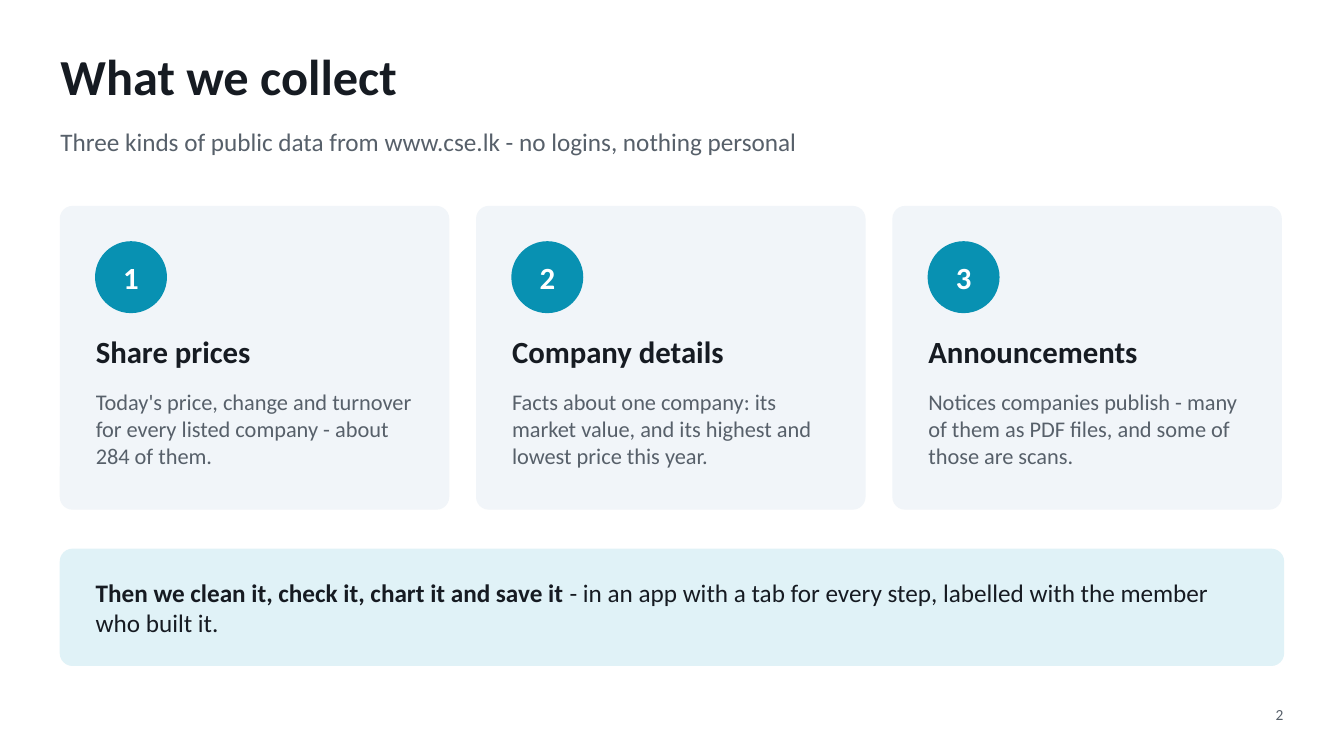
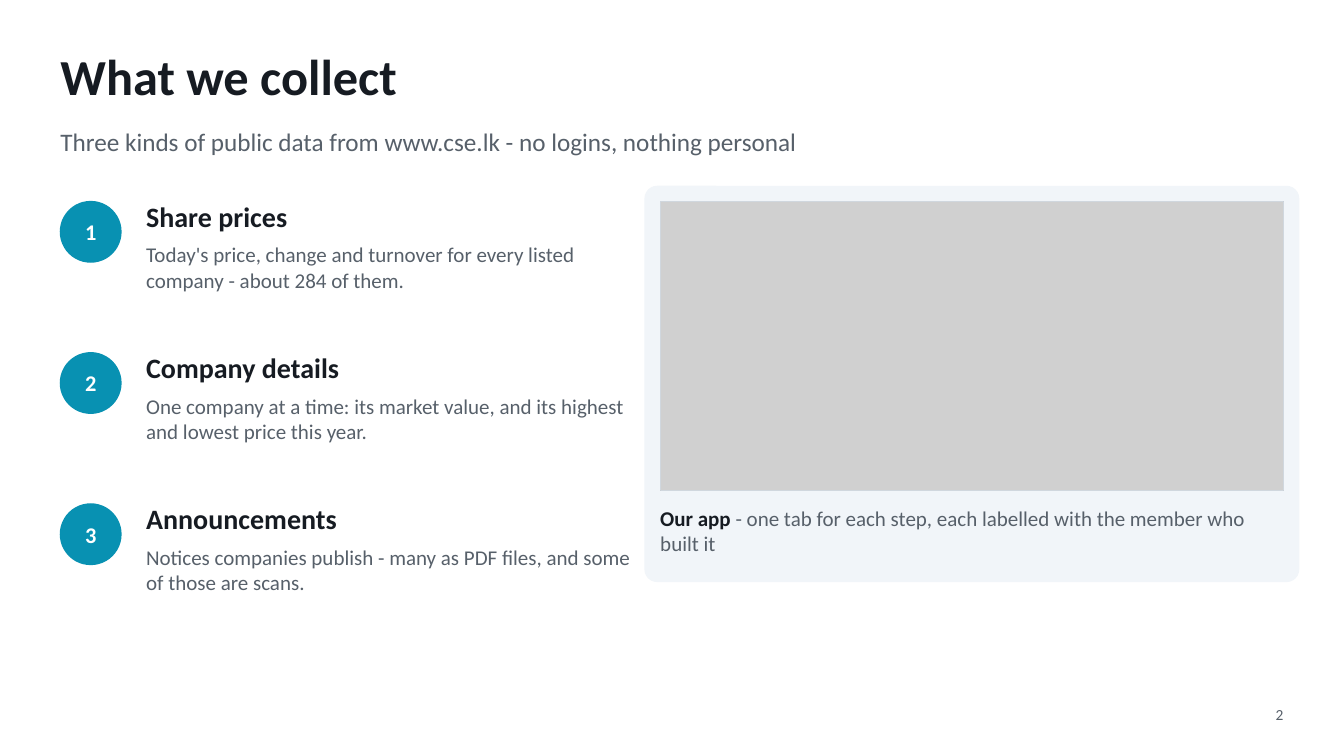
Before and after one commit to NuhanMG/DA2009, a slide deck: slide 2 of docs/slides.pptx. Drawn at 1344x756 pixels with LibreOffice and Linux fonts; fonts in the diff are those of the drawing; grey boxes stand for pictures. Boxes give left, top, right and bottom in pixels: in the first picture for what was removed or moved away, otherwise in the second. Text is boxed around its words. In the diff, an @@ line names an element or a change of style, - is before the commit and + after.

```diff
--- a/docs/slides.pptx
+++ b/docs/slides.pptx
@@ text "1": place and size @@
-text "1" at (123,269,139,289)
+text "1" at (85,225,96,240)
@@ ellipse: place and size @@
-ellipse at (96,242,166,313)
+ellipse at (60,202,121,262)
@@ rounded rectangle removed at (60,207,449,509) @@
@@ text "Share prices": place and size @@
-text "Share prices" at (96,341,251,368)
+text "Share prices" at (146,207,287,232)
@@ rounded rectangle removed at (477,207,865,509) @@
@@ rounded rectangle: place and size @@
-rounded rectangle at (893,207,1281,509)
+rounded rectangle at (645,187,1299,582)
@@ rounded rectangle at (645,187,1299,582): proportions changed @@
@@ picture added at (660,202,1284,491) @@
@@ rectangle added at (660,202,1284,491), outline #D0D7DE 1 pt @@
@@ text "Today's price, change and turnover ...": place and size @@
-text "Today's price, change and turnover ..." at (96,394,411,464)
+text "Today's price, change and turnover ..." at (146,247,574,292)
@@ text "Today's price, change and turnover ..." at (146,247,574,292): size 16 to 15 pt @@
@@ text "2": place and size @@
-text "2" at (540,268,556,289)
+text "2" at (85,376,96,391)
@@ ellipse: place and size @@
-ellipse at (929,242,999,313)
+ellipse at (60,353,121,413)
@@ text "Company details": place and size @@
-text "Company details" at (512,341,724,368)
+text "Company details" at (146,358,339,383)
@@ text at (146,399,623,443): text changed; size 16 to 15 pt @@
-Facts about one company: its market value, and its highest and lowest price this year.
+One company at a time: its market value, and its highest and lowest price this year.
@@ size 22 to 16 pt in 3 elements at (85,225,96,240), (85,376,96,391), (85,528,96,543) @@
@@ text "3": place and size @@
-text "3" at (956,269,972,290)
+text "3" at (85,528,96,543)
@@ ellipse: place and size @@
-ellipse at (512,242,583,313)
+ellipse at (60,504,121,565)
@@ size 22 to 20 pt in 3 elements at (146,358,339,383), (146,207,287,232), (146,510,337,530) @@
@@ text "Announcements": place and size @@
-text "Announcements" at (928,343,1137,364)
+text "Announcements" at (146,510,337,530)
@@ text added at (660,511,1244,551), 15 pt, text #57606A @@
+Our app - one tab for each step, each labelled with the member who built it
@@ rounded rectangle removed at (60,549,1284,665) @@
@@ text at (146,550,629,590): text changed; size 16 to 15 pt @@
-Notices companies publish - many of them as PDF files, and some of those are scans.
+Notices companies publish - many as PDF files, and some of those are scans.
@@ text removed at (96,584,1208,632) @@
-Then we clean it, check it, chart it and save it - in an app with a tab for every step, labelled with the member who built it.
```
Also in this commit, not shown: 3 other slides changed, 20 other files.
